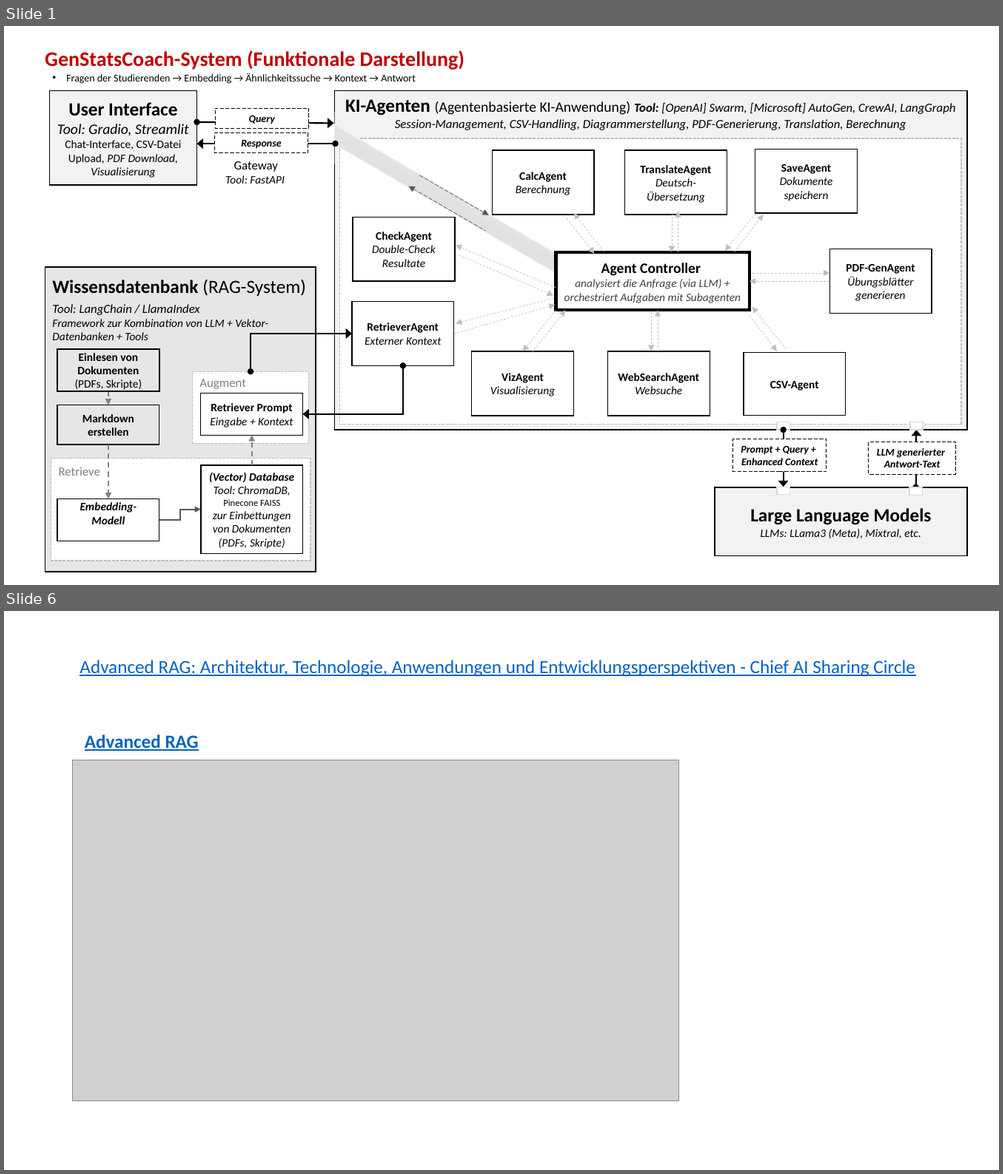
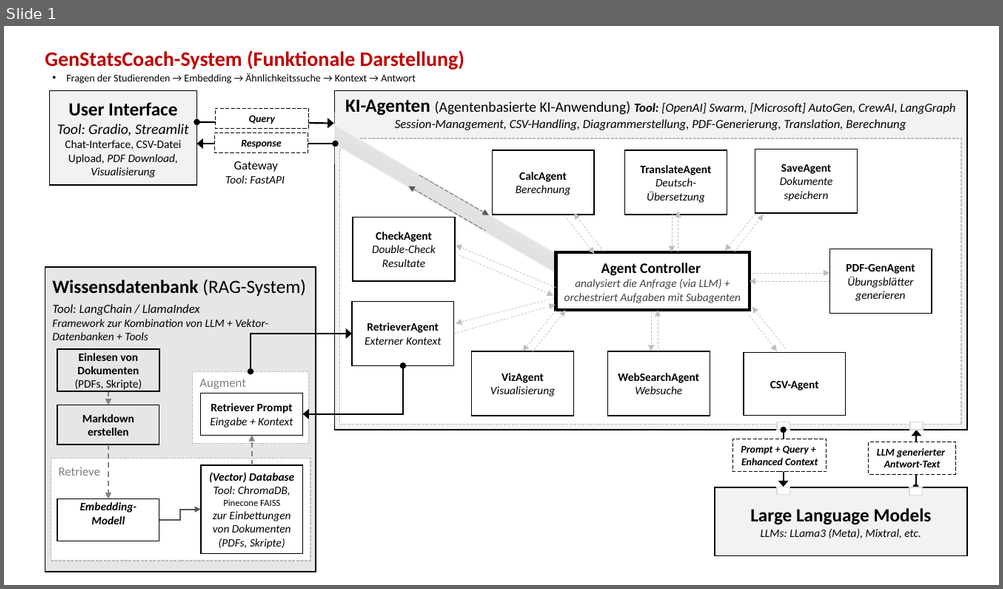
Before and after one commit to paedeweber/test, a slide deck: test.pptx. Shown one above the other, each under a label of ours: slides 1 and 6 before the commit, slide 1 after it; the slides between them are not shown. The pictures are 1003x1174 and 1003x589 pixels, drawn with LibreOffice and Linux fonts; fonts in the diff are those of the drawing; grey boxes stand for pictures. Boxes give left, top, right and bottom in pixels: in the first picture for what was removed or moved away, otherwise in the second. Text is boxed around its words. In the diff, an @@ line names an element or a change of style, - is before the commit and + after.

```diff
--- a/test.pptx
+++ b/test.pptx
@@ slide 6 removed at [4, 611, 999, 1170], background #FFFFFF @@
@@ title removed at [79, 660, 915, 677] @@
-Advanced RAG: Architektur, Technologie, Anwendungen und Entwicklungsperspektiven - Chief AI Sharing Circle
@@ text removed at [85, 735, 199, 751] @@
-Advanced RAG
@@ picture removed at [73, 760, 678, 1101] @@
```
Also in this commit, not shown: 6 other slides removed.
